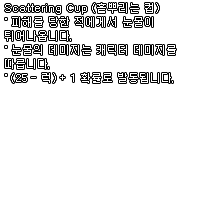
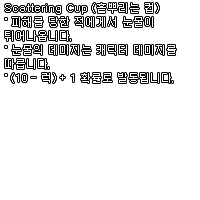
Revision of a layered (200, 200) image; what changed, layer by layer:
painted on "Scattering Cup (흩뿌리는 컵) ˚ 피해를 당한 적에게서 눈물이 튀어나옵니다. ˚ 눈물의 데미지는 캐릭" over left=16, top=74, right=27, bottom=82
